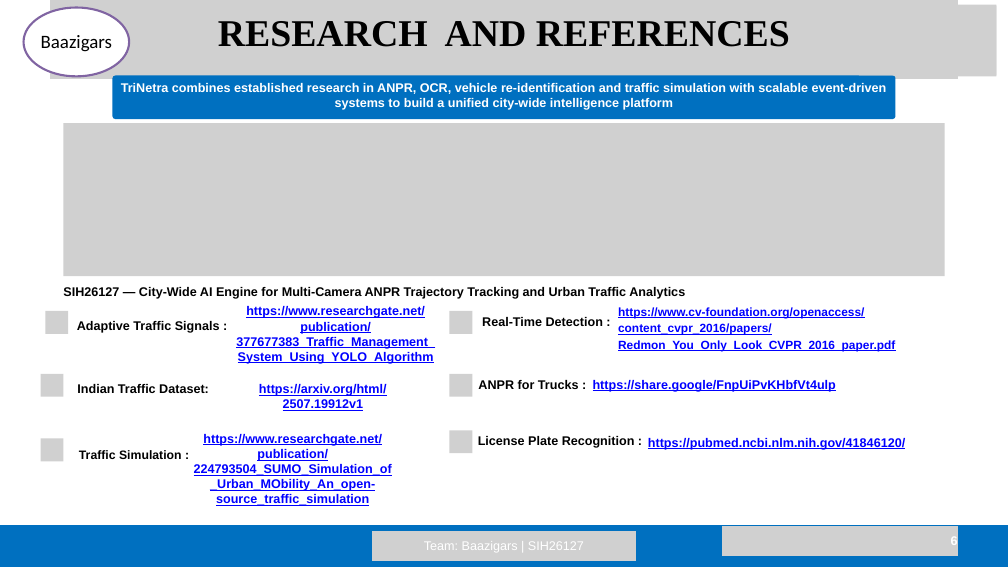
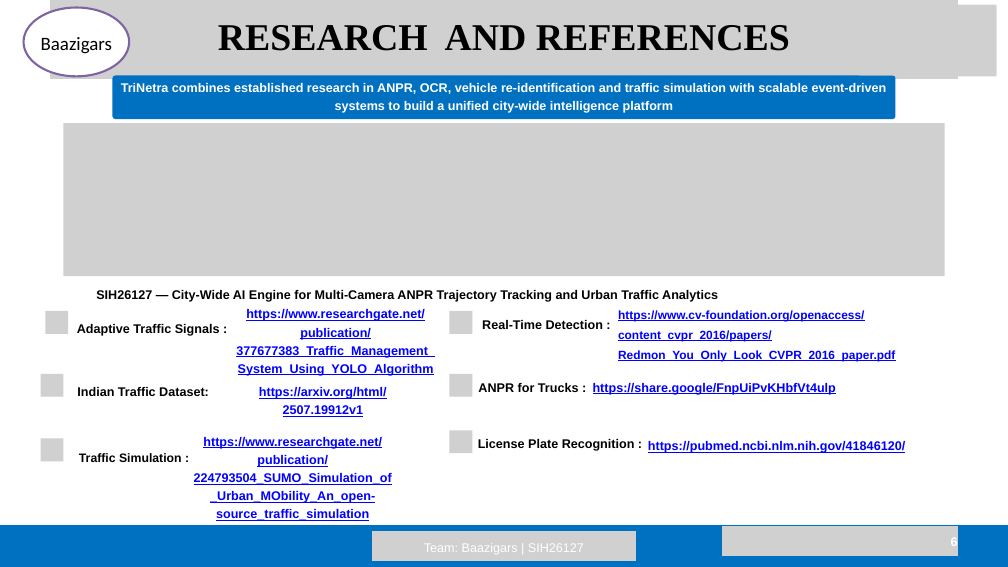
Before and after one commit to officialxerocodes-cloud/BAAZIGARS-SIH26127, a slide deck: slide 6 of presentation/BAAZIGARS_SIH2026_PRESENTATION.pptx. Drawn at 1008x567 pixels with LibreOffice and Linux fonts; fonts in the diff are those of the drawing; grey boxes stand for pictures. Boxes give left, top, right and bottom in pixels: in the first picture for what was removed or moved away, otherwise in the second. Text is boxed around its words. In the diff, an @@ line names an element or a change of style, - is before the commit and + after.

```diff
--- a/presentation/BAAZIGARS_SIH2026_PRESENTATION.pptx
+++ b/presentation/BAAZIGARS_SIH2026_PRESENTATION.pptx
@@ text "Baazigars" at (x1=41, y1=37, x2=112, y2=54): line spacing 32.4pt to 1.2 @@
@@ text "RESEARCH AND REFERENCES" at (x1=218, y1=25, x2=790, y2=51): line spacing 64.8pt to 1.2 @@
@@ line spacing 21.6pt to 1.2 in 12 elements at (x1=424, y1=544, x2=584, y2=554), (x1=121, y1=83, x2=887, y2=113), (x1=593, y1=383, x2=836, y2=395), (x1=77, y1=324, x2=220, y2=336), (x1=236, y1=309, x2=435, y2=376), (x1=77, y1=387, x2=209, y2=396), (x1=194, y1=437, x2=392, y2=521), (x1=259, y1=387, x2=387, y2=417), (x1=482, y1=320, x2=603, y2=329), (x1=478, y1=383, x2=579, y2=392), (x1=478, y1=439, x2=635, y2=451), (x1=96, y1=290, x2=718, y2=302) @@
@@ text "https://www.cv-foundation.org/openaccess/content_cvpr_2016/p ..." at (x1=618, y1=310, x2=895, y2=362): line spacing 23.8pt to 1.4 @@
@@ text "Traffic Simulation :" at (x1=79, y1=453, x2=182, y2=462): line spacing 21pt to 1.2 @@
@@ text "https://pubmed.ncbi.nlm.nih.gov/41846120/" at (x1=648, y1=441, x2=905, y2=453): line spacing 25.2pt to 1.4 @@
```
Also in this commit, not shown: 5 other slides changed.
